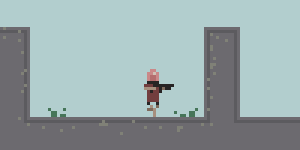
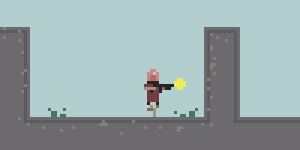
Revision of a layered 300 x 150 image; what changed, layer by layer:
added layer "Layer 1" above "painting" over [174, 78, 186, 90]
